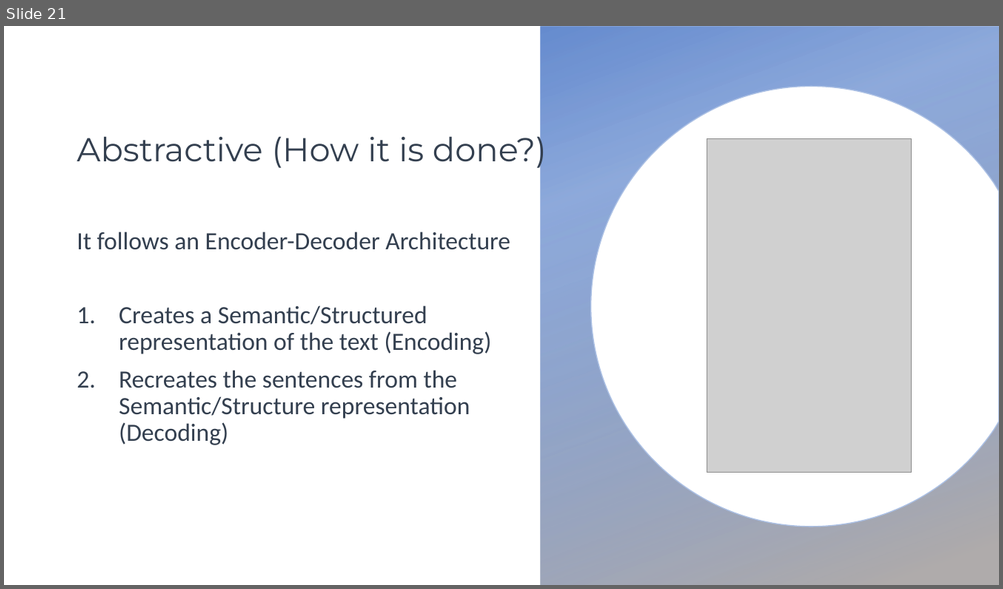
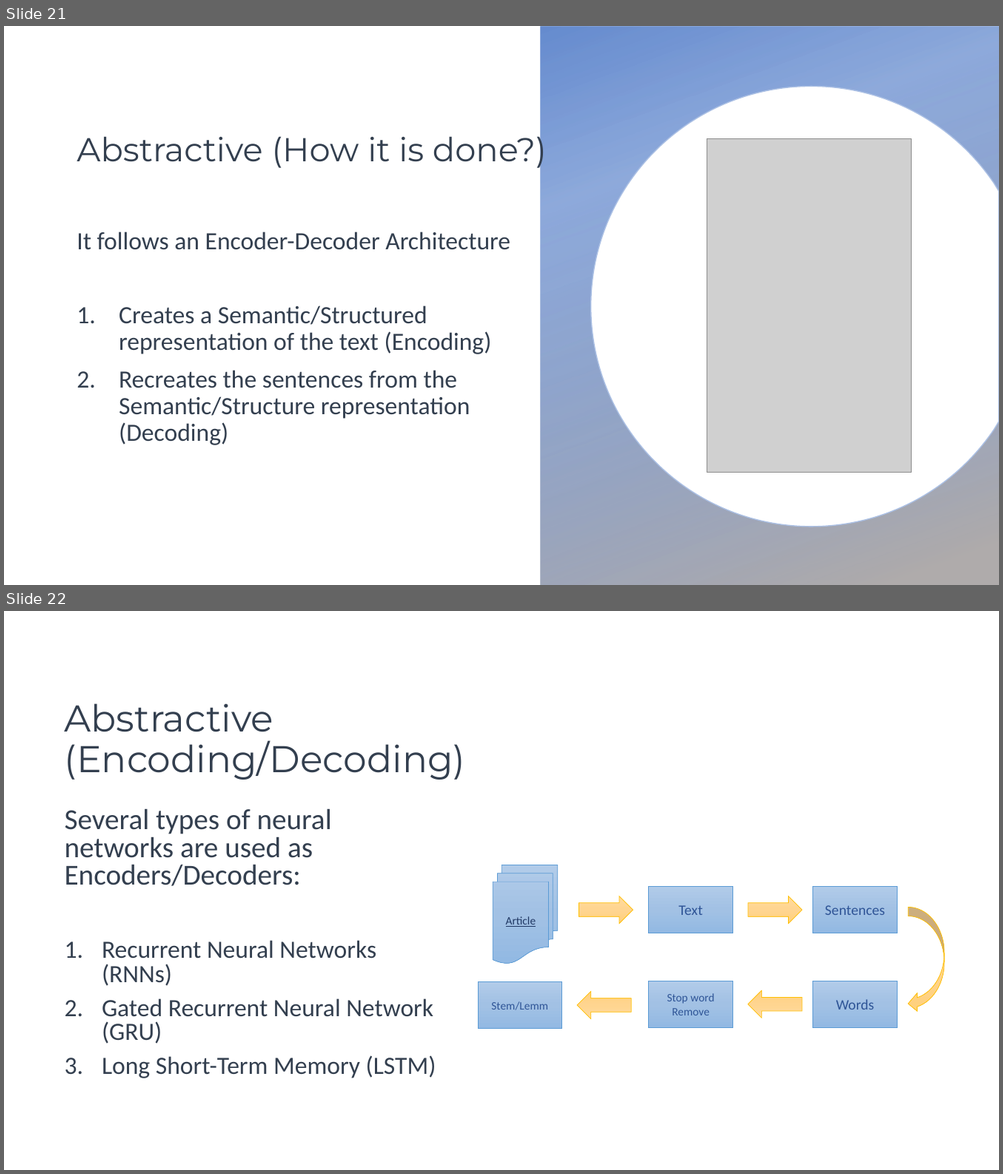
Before and after one commit to mhserry/F21AA, a slide deck: CW2/Text Summarization.pptx. Shown one above the other, each under a label of ours: slide 21 before the commit, slides 21 and 22 after it. The pictures are 1003x589 and 1003x1174 pixels, drawn with LibreOffice and Linux fonts; fonts in the diff are those of the drawing; grey boxes stand for pictures; background and template pictures are left out. Boxes give left, top, right and bottom in pixels: in the first picture for what was removed or moved away, otherwise in the second. Text is boxed around its words. In the diff, an @@ line names an element or a change of style, - is before the commit and + after.

```diff
--- a/CW2/Text Summarization.pptx
+++ b/CW2/Text Summarization.pptx
@@ slide 22 added at (x1=4, y1=611, x2=999, y2=1170), background #FFFFFF @@
@@ title added at (x1=65, y1=703, x2=466, y2=780), 36 pt, text #333F50 @@
+Abstractive (Encoding/Decoding)
@@ text added at (x1=65, y1=809, x2=436, y2=1079), 24 pt, text #333F50 @@
+Several types of neural networks are used as Encoders/Decoders:
+1. Recurrent Neural Networks (RNNs)
+2. Gated Recurrent Neural Network (GRU)
+3. Long Short-Term Memory (LSTM)
@@ flow chart multidocument added at (x1=492, y1=866, x2=558, y2=964), fill gradient #B1CBE9 to #A3C1E5 to #93B9E4, outline #5B9BD5 0.5 pt, 11 pt, text #203864, underline @@
+Article
@@ right arrow added at (x1=578, y1=897, x2=632, y2=924), fill gradient #FFDB9E to #FFD590 to #FFD07C, outline #FFC000 0.5 pt @@
@@ rectangle added at (x1=649, y1=886, x2=733, y2=934), fill gradient #B1CBE9 to #A3C1E5 to #93B9E4, outline #5B9BD5 0.5 pt, 14 pt, text #2F5597 @@
+Text
@@ right arrow added at (x1=748, y1=897, x2=802, y2=924), fill gradient #FFDB9E to #FFD590 to #FFD07C, outline #FFC000 0.5 pt @@
@@ rectangle added at (x1=813, y1=886, x2=897, y2=934), fill gradient #B1CBE9 to #A3C1E5 to #93B9E4, outline #5B9BD5 0.5 pt, 14 pt, text #2F5597 @@
+Sentences
@@ curved left arrow added at (x1=908, y1=907, x2=944, y2=1013), fill gradient #FFDB9E to #FFD590 to #FFD07C, outline #FFC000 0.5 pt @@
@@ rectangle added at (x1=478, y1=982, x2=562, y2=1029), fill gradient #B1CBE9 to #A3C1E5 to #93B9E4, outline #5B9BD5 0.5 pt, 11 pt, text #2F5597 @@
+Stem/Lemm
@@ rectangle added at (x1=649, y1=981, x2=733, y2=1028), fill gradient #B1CBE9 to #A3C1E5 to #93B9E4, outline #5B9BD5 0.5 pt, 11 pt, text #2F5597 @@
+Stop word Remove
@@ rectangle added at (x1=813, y1=981, x2=897, y2=1028), fill gradient #B1CBE9 to #A3C1E5 to #93B9E4, outline #5B9BD5 0.5 pt, 14 pt, text #2F5597 @@
+Words
@@ right arrow added at (x1=577, y1=991, x2=631, y2=1019), fill gradient #FFDB9E to #FFD590 to #FFD07C, outline #FFC000 0.5 pt @@
@@ right arrow added at (x1=748, y1=991, x2=802, y2=1019), fill gradient #FFDB9E to #FFD590 to #FFD07C, outline #FFC000 0.5 pt @@
```
Also in this commit, not shown: 1 other slide added.
